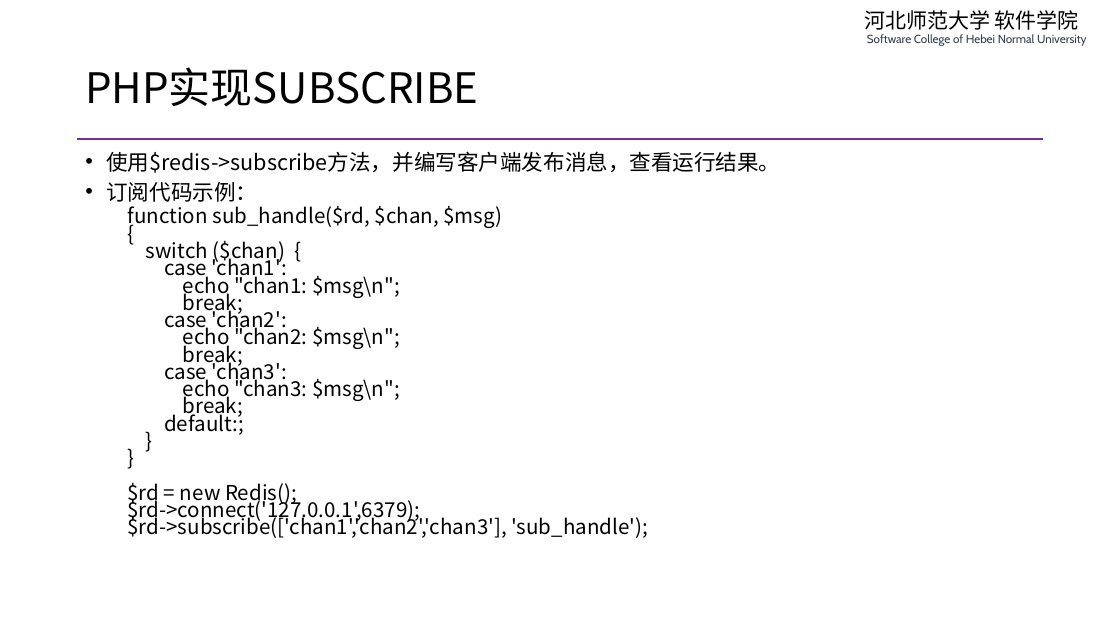
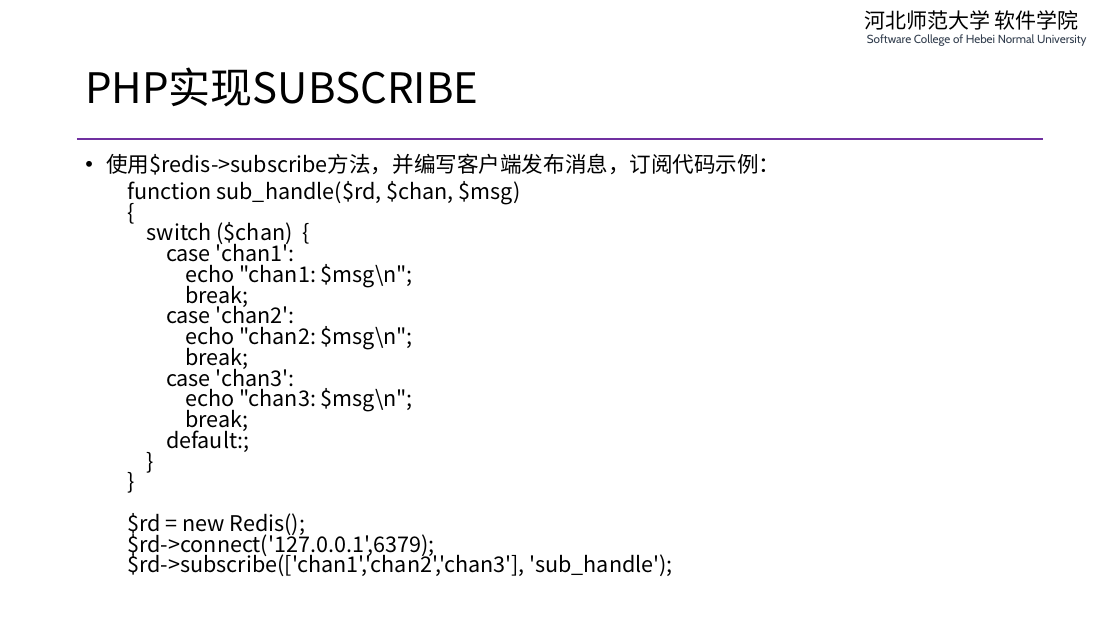
Before and after one commit to edu2act/course-php-serverside-development-on-linux, a slide deck: slide 22 of materials/slides/ch07-message-queue.pptx (slide 21 before the commit). Drawn at 1120x630 pixels with LibreOffice and Linux fonts; fonts in the diff are those of the drawing. Boxes give left, top, right and bottom in pixels: in the first picture for what was removed or moved away, otherwise in the second. Text is boxed around its words. In the diff, an @@ line names an element or a change of style, - is before the commit and + after.

```diff
--- a/materials/slides/ch07-message-queue.pptx
+++ b/materials/slides/ch07-message-queue.pptx
@@ text at <box>106,153,780,175</box>: text changed @@
-• 使用$redis->subscribe方法，并编写客户端发布消息，查看运行结果。
-• 订阅代码示例：
+• 使用$redis->subscribe方法，并编写客户端发布消息，订阅代码示例：
@@ text at <box>127,181,673,576</box>: size 17.6 to 18.5 pt in "function sub_handle($rd, $chan, $msg) { switch ($chan) ..."; line spacing 0.7 to 0.8 @@
```
Also in this commit, not shown: 17 other slides changed, 1 slide added, 1 other file.
